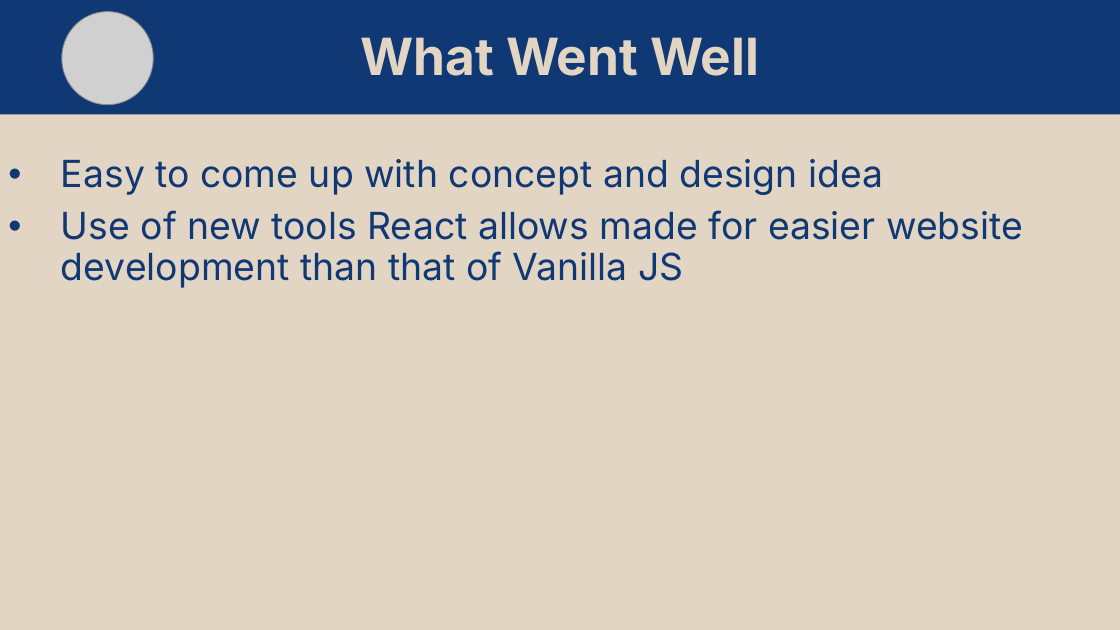
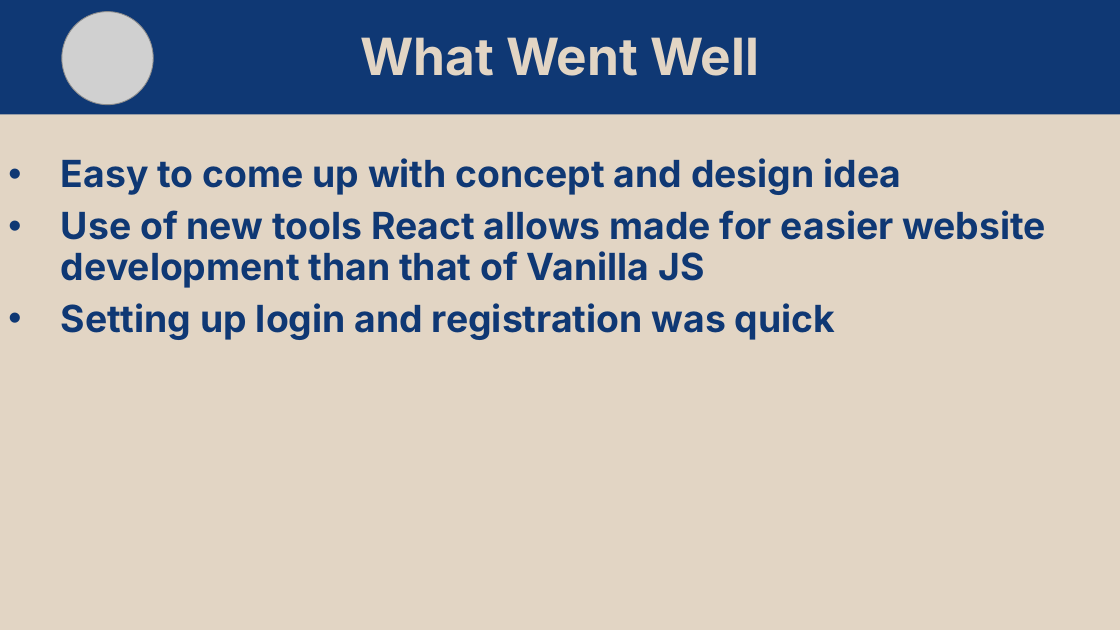
Before and after one commit to matt11matthew/NutritionCompass, a slide deck: slide 10 of diagrams/Nutrition Compass Presentation.pptx (slide 11 before the commit). Drawn at 1120x630 pixels with LibreOffice and Linux fonts; fonts in the diff are those of the drawing; grey boxes stand for pictures. Boxes give left, top, right and bottom in pixels: in the first picture for what was removed or moved away, otherwise in the second. Text is boxed around its words. In the diff, an @@ line names an element or a change of style, - is before the commit and + after.

```diff
--- a/diagrams/Nutrition Compass Presentation.pptx
+++ b/diagrams/Nutrition Compass Presentation.pptx
@@ text at box(61, 158, 1046, 288): bold on in "Easy to come up with concept and ...", "Use of new tools React allows made ..." @@
@@ text at box(61, 303, 836, 340): paragraph added @@
+• Setting up login and registration was quick
```
Also in this commit, not shown: 7 other slides changed, 1 slide removed.
